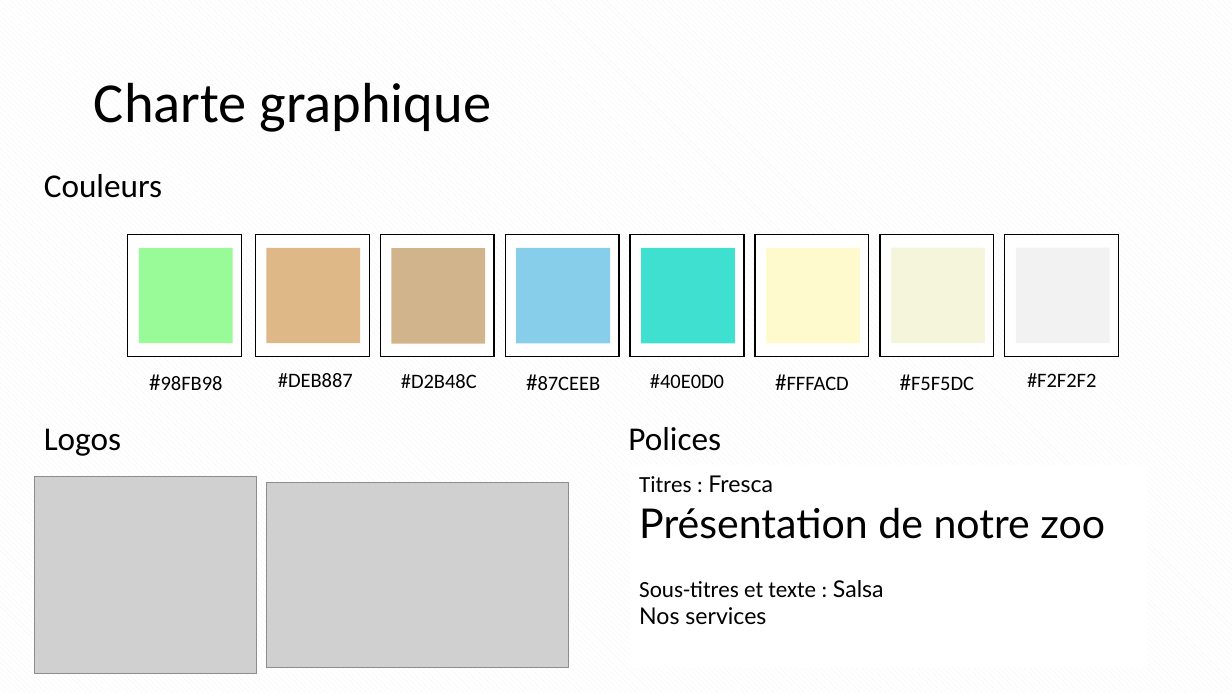
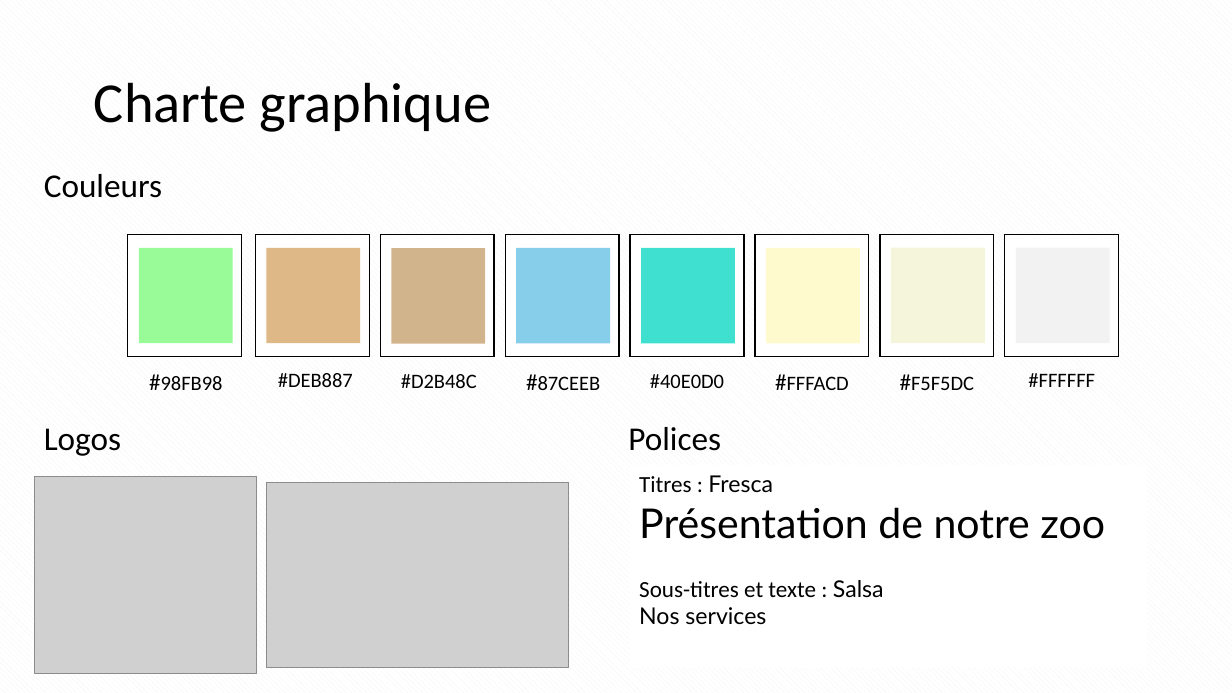
Before and after one commit to PhilAlb/Zoo-Arcadia, a slide deck: slide 1 of Ressources/Charte graphique.pptx. Drawn at 1232x693 pixels with LibreOffice and Linux fonts; fonts in the diff are those of the drawing; grey boxes stand for pictures. Boxes give left, top, right and bottom in pixels: in the first picture for what was removed or moved away, otherwise in the second. Text is boxed around its words. In the diff, an @@ line names an element or a change of style, - is before the commit and + after.

```diff
--- a/Ressources/Charte graphique.pptx
+++ b/Ressources/Charte graphique.pptx
@@ text at (1028, 373, 1095, 387): text changed @@
-#F2F2F2
+#FFFFFF
```
Also in this commit, not shown: 14 other files.
